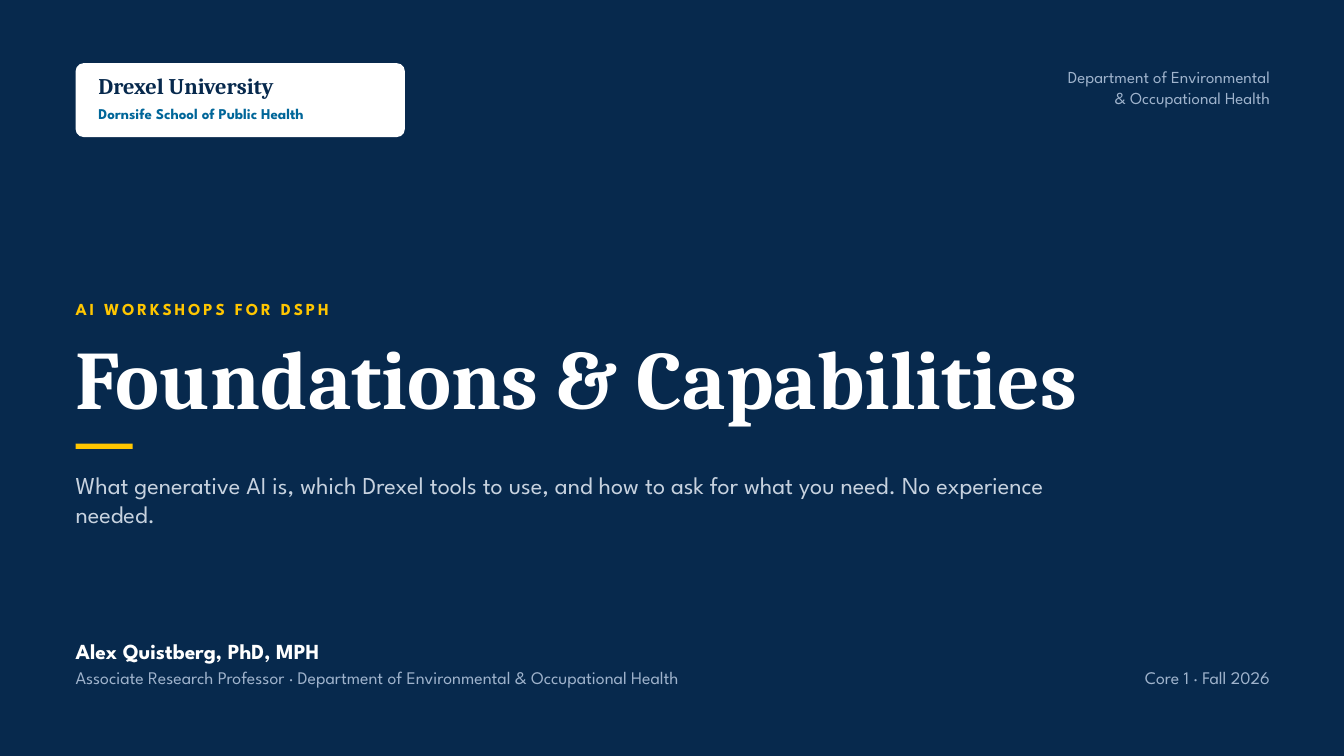
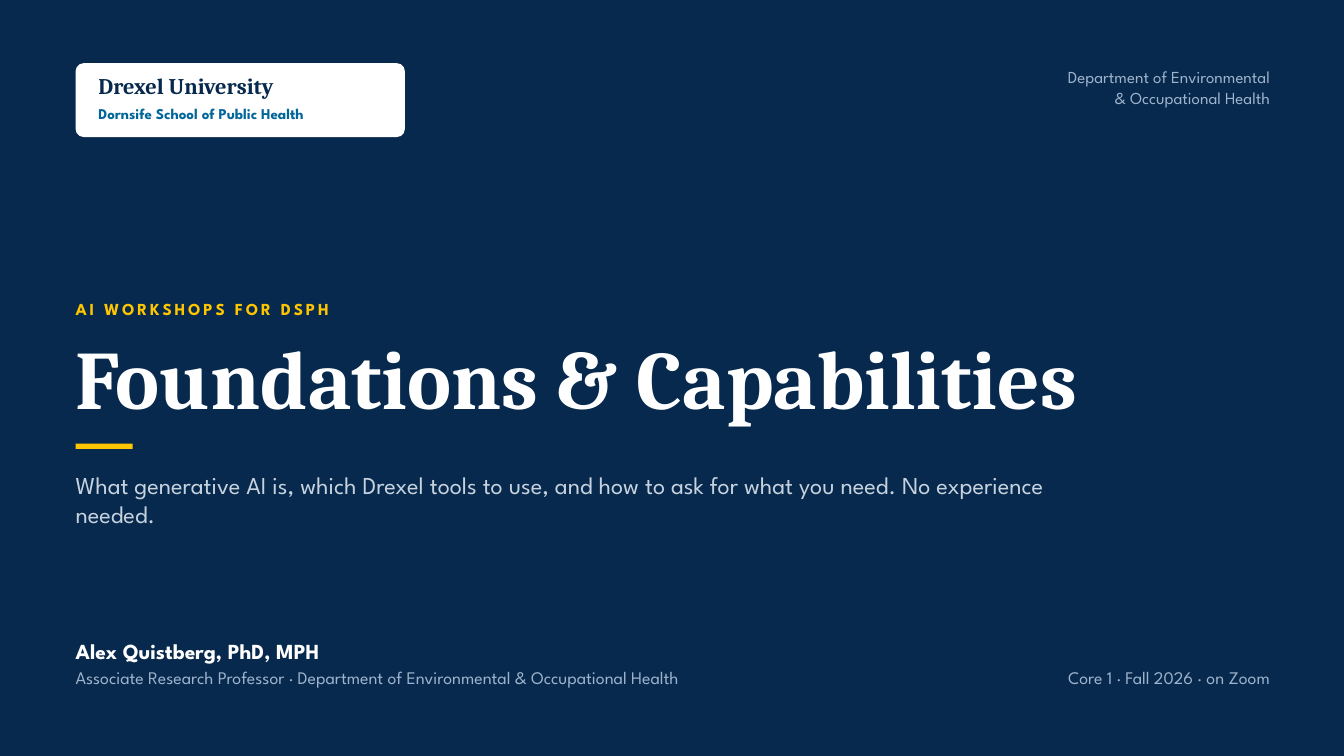
Before and after one commit to aquistbe/DSPH-Faculty-and-Staff-AI-Training, a slide deck: slide 1 of docs/slides/DSPH_Workshop1_Foundations_and_Capabilities.pptx. Drawn at 1344x756 pixels with LibreOffice and Linux fonts; fonts in the diff are those of the drawing. Boxes give left, top, right and bottom in pixels: in the first picture for what was removed or moved away, otherwise in the second. Text is boxed around its words. In the diff, an @@ line names an element or a change of style, - is before the commit and + after.

```diff
--- a/docs/slides/DSPH_Workshop1_Foundations_and_Capabilities.pptx
+++ b/docs/slides/DSPH_Workshop1_Foundations_and_Capabilities.pptx
@@ text at [1068, 672, 1270, 684]: text changed @@
-Core 1 · Fall 2026
+Core 1 · Fall 2026 · on Zoom
```
Also in this commit, not shown: 2 other slides changed, 26 other files.
